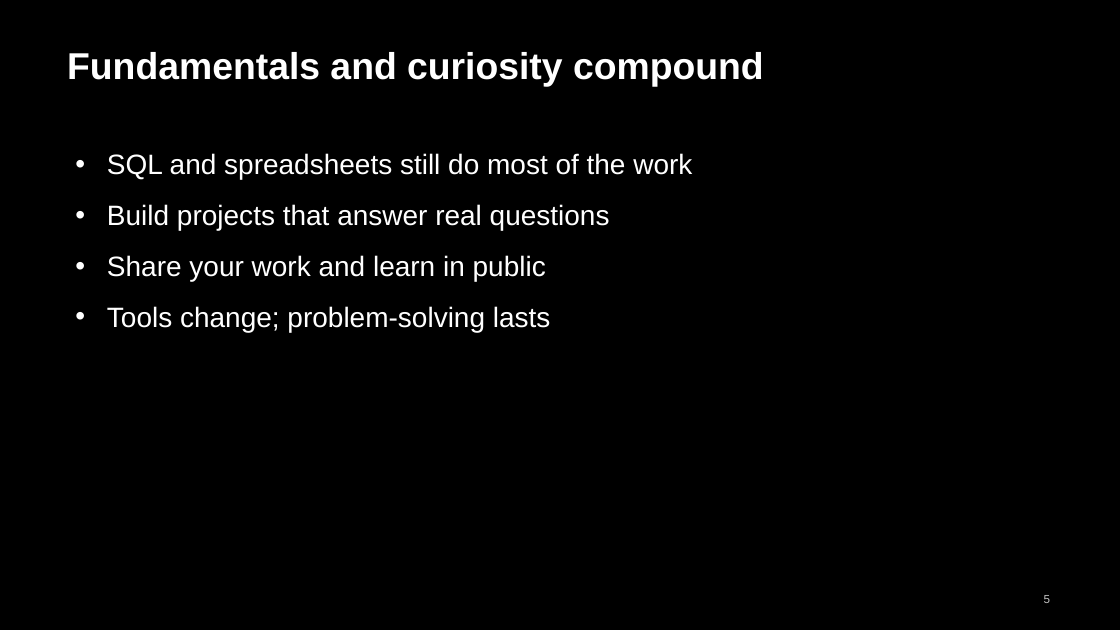
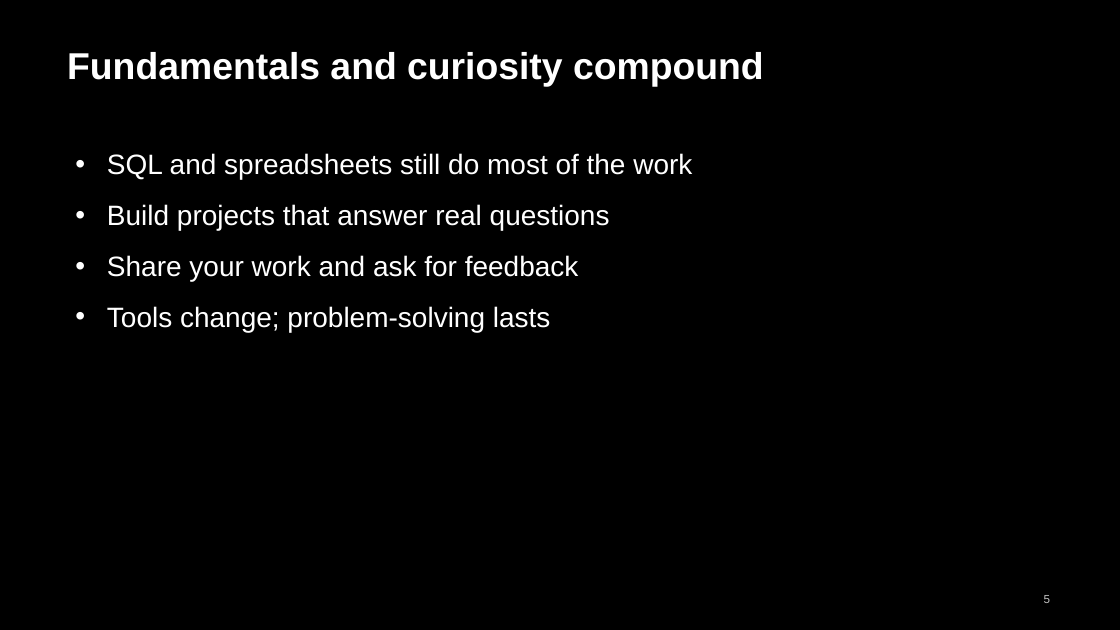
Before and after one commit to andrewcistola/Advanced-Data-Analytics-for-Health-Professionals, a slide deck: slide 5 of management-seminars/week13_words_of_wisdom.pptx. Drawn at 1120x630 pixels with LibreOffice and Linux fonts; fonts in the diff are those of the drawing. Boxes give left, top, right and bottom in pixels: in the first picture for what was removed or moved away, otherwise in the second. Text is boxed around its words. In the diff, an @@ line names an element or a change of style, - is before the commit and + after.

```diff
--- a/management-seminars/week13_words_of_wisdom.pptx
+++ b/management-seminars/week13_words_of_wisdom.pptx
@@ text at (107, 255, 579, 281): text changed @@
-• Share your work and learn in public
+• Share your work and ask for feedback
```
Also in this commit, not shown: 3 other slides changed, 13 other files.
